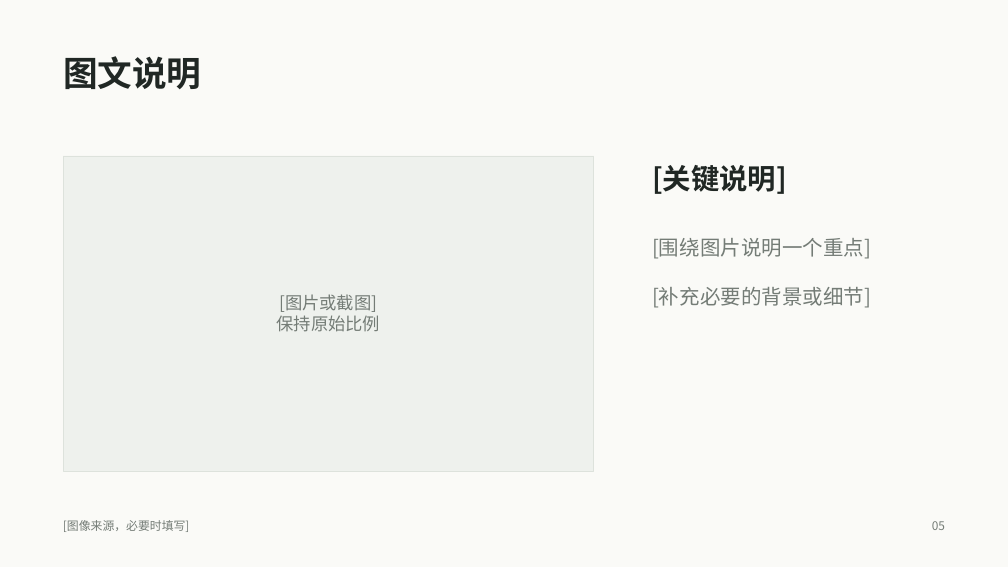
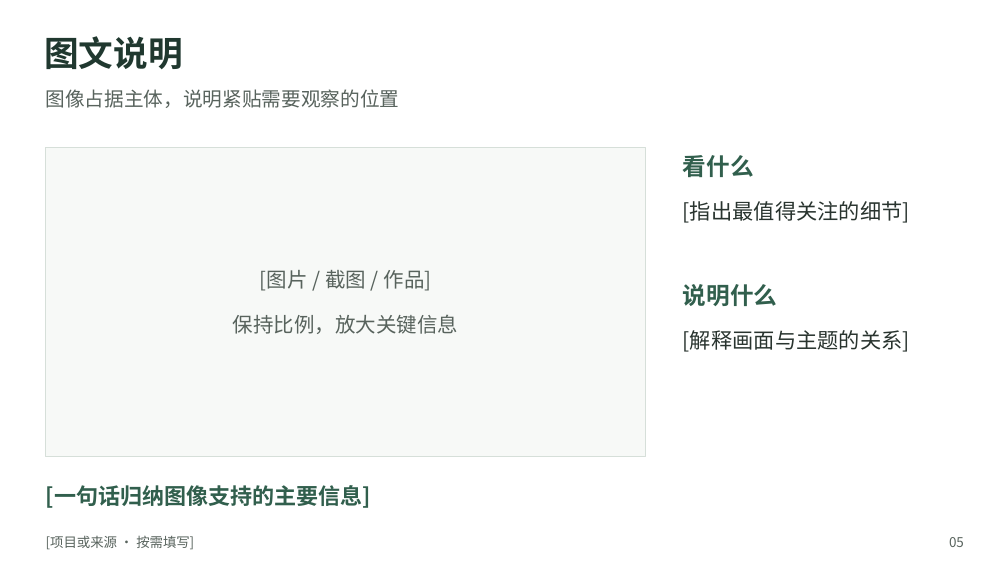
Before and after one commit to sky-awe/minimal-elegant-ppt-skill, a slide deck: slide 5 of skills/minimal-elegant-ppt/assets/template.pptx. Drawn at 1008x567 pixels with LibreOffice and Linux fonts; fonts in the diff are those of the drawing. Boxes give left, top, right and bottom in pixels: in the first picture for what was removed or moved away, otherwise in the second. Text is boxed around its words. In the diff, an @@ line names an element or a change of style, - is before the commit and + after.

```diff
--- a/skills/minimal-elegant-ppt/assets/template.pptx
+++ b/skills/minimal-elegant-ppt/assets/template.pptx
@@ background #FAFAF7 to #FFFFFF @@
@@ text "图文说明": place and size @@
-text "图文说明" at [63,56,202,89]
+text "图文说明" at [44,36,183,69]
@@ text "图文说明" at [44,36,183,69]: text colour #202724 to #20382F @@
@@ text added at [46,89,400,108], 18.8 pt, text #58635D @@
+图像占据主体，说明紧贴需要观察的位置
@@ rectangle "[图片 / 截图 / 作品]": place and size @@
-rectangle "[图片 / 截图 / 作品]" at [63,156,594,471]
+rectangle "[图片 / 截图 / 作品]" at [45,147,646,457]
@@ rectangle "[图片 / 截图 / 作品]" at [45,147,646,457]: fill #EEF1ED to #F7F9F7; outline #DDE2DC 0.75 pt to #D6DFD9 0.75 pt @@
@@ text at [683,155,754,177]: text changed; size 27 to 22.5 pt; text colour #202724 to #315F4D @@
-[关键说明]
+看什么
@@ text at [683,201,910,223]: text changed; size 19.5 to 20.2 pt; text colour #747C76 to #29342F @@
-[围绕图片说明一个重点]
-[补充必要的背景或细节]
+[指出最值得关注的细节]
@@ text in rectangle at [233,270,459,334]: text changed; size 16.5 to 19.5 pt; text colour #747C76 to #58635D @@
-[图片或截图]
-保持原始比例
+[图片 / 截图 / 作品]
+保持比例，放大关键信息
@@ text added at [683,284,778,306], 22.5 pt, text #315F4D, bold @@
+说明什么
@@ text added at [683,330,910,352], 20.2 pt, text #29342F @@
+[解释画面与主题的关系]
@@ text added at [46,485,371,508], 21 pt, text #315F4D, bold @@
+[一句话归纳图像支持的主要信息]
@@ text at [46,536,194,550]: text changed; size 11.2 to 12.8 pt; text colour #747C76 to #58635D @@
-[图像来源，必要时填写]
+[项目或来源 · 按需填写]
@@ text "05": place and size @@
-text "05" at [932,521,945,530]
+text "05" at [949,537,964,547]
@@ text "05" at [949,537,964,547]: size 11.2 to 12.8 pt, text colour #747C76 to #58635D @@
```
Also in this commit, not shown: 6 other slides changed, 5 slides added, 5 slides removed, 5 other files.
